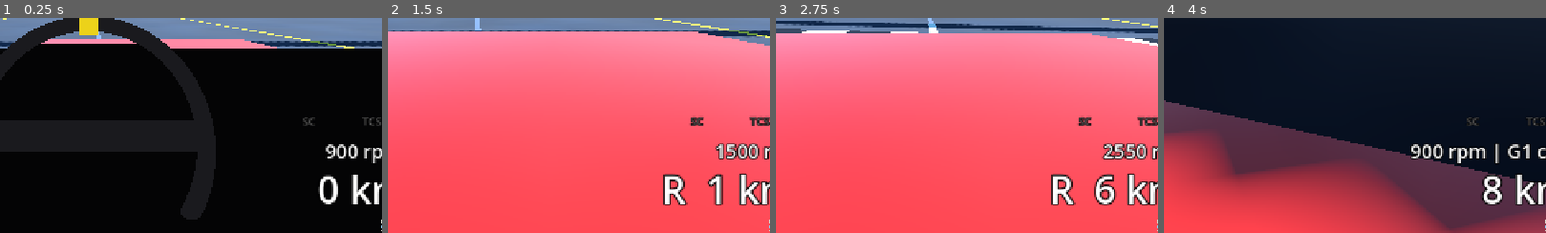
Above: before the commit, frames 1-4 (left to right).
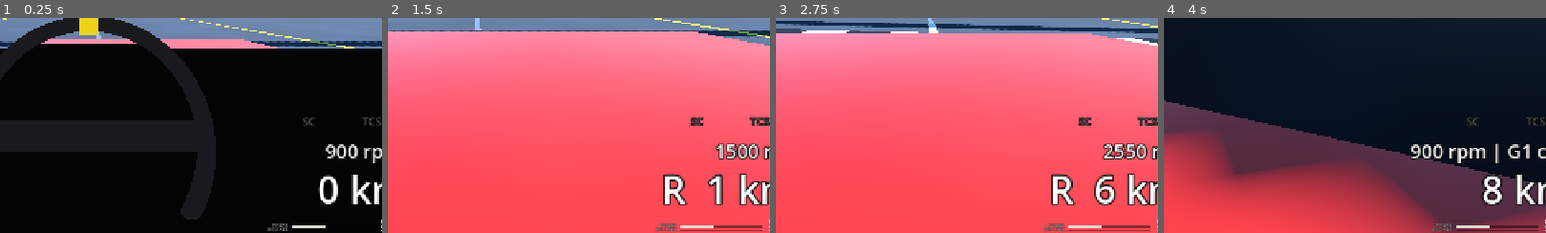
Above: after the commit, the same moments.

Repository: kokosro/factory-driver
Game: Godot game, scene res://scenes/main.tscn
The game is run twice, just before and just after one commit, with the same random seed, the same clock (stepped at 60 frames per second) and the same inputs.
Inputs:
- Up to frame 1 (0.25 s): no input
- Up to frame 2 (1.5 s): tap Enter at 0.5 s; hold Right (steer_right) 0.53-1.28 s; tap G (abs_toggle) at 0.6 s; tap I (starter) at 1.25 s; hold Down (brake) from 1.28 s (still down); tap C (camera_cycle) at 1.35 s
- Up to frame 3 (2.75 s): release Down (brake) at 2.03 s; hold Right (steer_right) from 2.03 s (still down); hold Shift (clutch_pedal) from 2.03 s (still down)
- Up to frame 4 (4 s): release Right (steer_right) at 2.78 s; release Shift (clutch_pedal) at 2.78 s; hold Up (accelerate) 2.78-3.53 s; tap N (gearbox_mode) at 2.85 s; hold Left (steer_left) from 3.53 s (still down); hold B (look_back) from 3.53 s (still down)
The pictures show only the part of the screen within x 38-88%, y 50-100%; the shares and areas given below are measured in that part.

The runs differ from the first frame. In frame 1, 0.3% of the frame differs, in the area x 70-86%, y 95-100%; in frame 2, 0.6%, in the area x 70-98%, y 95-100%; in frame 3, 0.6%; in frame 4, 0.5%.

Commit message:
HUD: the tyre bar and the brake bar, left of the fuel bars, the hotter axle each
The coolant bar's idiom, flat and from the left, labelled TYRES and
BRAKES: the tyre bar full at 165 C (the ceiling), blue under 45 C where
the grip is down, grey in the window, red from 110 C where it fades,
brighter red from 135 C; the brake bar full at 600 C (the ceiling), empty
cold, grey warm, red from the 250 C fade line, brighter red from 400 C,
red hot. Both follow the hotter of the two axles tick by tick.

Diff:
--- a/scenes/hud.tscn
+++ b/scenes/hud.tscn
@@ -178,6 +178,98 @@
 grow_vertical = 2
 mouse_filter = 2
 color = Color(0.85, 0.85, 0.8, 1)
+
+[node name="TyreBarBack" type="ColorRect" parent="."]
+custom_minimum_size = Vector2(140, 4)
+anchors_preset = 3
+anchor_left = 1.0
+anchor_top = 1.0
+anchor_right = 1.0
+anchor_bottom = 1.0
+offset_left = -300.0
+offset_top = -12.0
+offset_right = -160.0
+offset_bottom = -8.0
+grow_horizontal = 0
+grow_vertical = 0
+mouse_filter = 2
+color = Color(0, 0, 0, 0.45)
+
+[node name="TyreBar" type="ColorRect" parent="TyreBarBack"]
+layout_mode = 1
+anchors_preset = 15
+anchor_right = 1.0
+anchor_bottom = 1.0
+grow_horizontal = 2
+grow_vertical = 2
+mouse_filter = 2
+color = Color(0.85, 0.85, 0.8, 1)
+
+[node name="BrakeHeatBarBack" type="ColorRect" parent="."]
+custom_minimum_size = Vector2(140, 4)
+anchors_preset = 3
+anchor_left = 1.0
+anchor_top = 1.0
+anchor_right = 1.0
+anchor_bottom = 1.0
+offset_left = -300.0
+offset_top = -6.0
+offset_right = -160.0
+offset_bottom = -2.0
+grow_horizontal = 0
+grow_vertical = 0
+mouse_filter = 2
+color = Color(0, 0, 0, 0.45)
+
+[node name="BrakeHeatBar" type="ColorRect" parent="BrakeHeatBarBack"]
+layout_mode = 1
+anchors_preset = 15
+anchor_right = 1.0
+anchor_bottom = 1.0
+grow_horizontal = 2
+grow_vertical = 2
+mouse_filter = 2
+color = Color(0.85, 0.85, 0.8, 1)
+
+[node name="TyreBarLabel" type="Label" parent="."]
+anchors_preset = 3
+anchor_left = 1.0
+anchor_top = 1.0
+anchor_right = 1.0
+anchor_bottom = 1.0
+offset_left = -360.0
+offset_top = -18.0
+offset_right = -306.0
+offset_bottom = -6.0
+grow_horizontal = 0
+grow_vertical = 0
+theme_override_colors/font_color = Color(1, 1, 1, 0.6)
+theme_override_colors/font_outline_color = Color(0, 0, 0, 1)
+theme_override_constants/outline_size = 3
+theme_override_font_sizes/font_size = 9
+text = "TYRES"
+horizontal_alignment = 2
+vertical_alignment = 1
+
+[node name="BrakeHeatBarLabel" type="Label" parent="."]
+anchors_preset = 3
+anchor_left = 1.0
+anchor_top = 1.0
+anchor_right = 1.0
+anchor_bottom = 1.0
+offset_left = -360.0
+offset_top = -12.0
+offset_right = -306.0
+offset_bottom = 0.0
+grow_horizontal = 0
+grow_vertical = 0
+theme_override_colors/font_color = Color(1, 1, 1, 0.6)
+theme_override_colors/font_outline_color = Color(0, 0, 0, 1)
+theme_override_constants/outline_size = 3
+theme_override_font_sizes/font_size = 9
+text = "BRAKES"
+horizontal_alignment = 2
+vertical_alignment = 1
 
 [node name="TcsLamp" type="Label" parent="."]
 anchors_preset = 3
--- a/scripts/hud.gd
+++ b/scripts/hud.gd
@@ -2,9 +2,10 @@
 extends CanvasLayer
 ## Minimal driving HUD: speed, plus a tach line (engine RPM and gear), the two
 ## pedal bars so the driving feel can be checked, the fuel bar with the battery
-## bar under it and the coolant bar under that, and a lamp each for the three
-## driver aids. The mission line and banner only show what they are handed (see
-## scripts/mission_manager.gd).
+## bar under it and the coolant bar under that, to the left of those the tyre
+## bar with the brake bar under it (the hotter axle each, labelled), and a lamp
+## each for the three driver aids. The mission line and banner only show what
+## they are handed (see scripts/mission_manager.gd).
 ## The odometer's line sits over the aid lamps (see set_odometer).
 
 ## Tach text colour normally and from ArcadeCar.SHIFT_LIGHT_RPM up.
@@ -49,6 +50,40 @@
 const COOLANT_VERY_HOT_FRACTION := 105.0 / 75.0
 const COOLANT_BAR_FULL := 1.5
 
+## Tyre bar colour, on ArcadeCar.front_tyre_temp's scale (0 = the air at 15 C,
+## 1 = the operating 75 C), the hotter axle: blue while the tyres are cold,
+## under TYRE_COLD_FRACTION (45 C, the window's lower edge, under which the
+## grip is down: ArcadeCar.TYRE_WINDOW_LOW_C), the fuel bar's grey in the
+## window, red from TYRE_HOT_FRACTION (110 C, the upper edge, from which the
+## grip fades: ArcadeCar.TYRE_WINDOW_HIGH_C), a brighter red from
+## TYRE_VERY_HOT_FRACTION (135 C, an eighth of the grip gone). The bar is full
+## at TYRE_BAR_FULL (165 C, where the model stops: ArcadeCar.TYRE_MAX_C).
+## tests/tyre_brake_thermal_test.gd holds the lines to the car's own numbers.
+const TYRE_COLD_COLOR := Color(0.4, 0.6, 1.0, 1)
+const TYRE_COLOR := Color(0.85, 0.85, 0.8, 1)
+const TYRE_HOT_COLOR := Color(1.0, 0.25, 0.2, 1)
+const TYRE_VERY_HOT_COLOR := Color(1.0, 0.55, 0.45, 1)
+const TYRE_COLD_FRACTION := 30.0 / 60.0
+const TYRE_HOT_FRACTION := 95.0 / 60.0
+const TYRE_VERY_HOT_FRACTION := 120.0 / 60.0
+const TYRE_BAR_FULL := 150.0 / 60.0
+
+## Brake bar colour, on ArcadeCar.front_brake_temp's scale (0 = the air at
+## 15 C, 1 = the fade line at 250 C), the hotter axle: the fuel bar's grey
+## under BRAKE_HOT_FRACTION (the fade line itself, ArcadeCar.BRAKE_FADE_START_C,
+## from which the pedal gives less), red from it, a brighter red from
+## BRAKE_VERY_HOT_FRACTION (400 C, red hot: ArcadeCar.BRAKE_RED_HOT_C, a
+## third of the torque gone). The bar is full at BRAKE_BAR_FULL (600 C, where
+## the model stops: ArcadeCar.BRAKE_MAX_C). No cold colour: a brake works
+## from cold. tests/tyre_brake_thermal_test.gd holds the lines to the car's
+## own numbers.
+const BRAKE_HEAT_COLOR := Color(0.85, 0.85, 0.8, 1)
+const BRAKE_HOT_COLOR := Color(1.0, 0.25, 0.2, 1)
+const BRAKE_VERY_HOT_COLOR := Color(1.0, 0.55, 0.45, 1)
+const BRAKE_HOT_FRACTION := 1.0
+const BRAKE_VERY_HOT_FRACTION := 385.0 / 235.0
+const BRAKE_BAR_FULL := 585.0 / 235.0
+
 ## The driver aids' lamps (SC, TCS, ABS): dim while the aid is on, which is how the
 ## car starts and nothing to look at; lit in the fuel bar's amber, with OFF
 ## behind the letters, once it has been switched off.
@@ -67,6 +102,8 @@
 @onready var _fuel_bar: ColorRect = $FuelBarBack/FuelBar
 @onready var _battery_bar: ColorRect = $BatteryBarBack/BatteryBar
 @onready var _coolant_bar: ColorRect = $CoolantBarBack/CoolantBar
+@onready var _tyre_bar: ColorRect = $TyreBarBack/TyreBar
+@onready var _brake_heat_bar: ColorRect = $BrakeHeatBarBack/BrakeHeatBar
 @onready var _tcs_lamp: Label = $TcsLamp
 @onready var _abs_lamp: Label = $AbsLamp
 @onready var _sc_lamp: Label = $ScLamp
@@ -113,7 +150,9 @@
 ## never gets to the top. The fuel bar follows the tank (ArcadeCar.fuel_fraction),
 ## the battery bar the charge (ArcadeCar.battery_charge), tick by tick and
 ## unsmoothed: what a crank draws that tick is off the bar that tick. The
-## coolant bar follows the temperature (ArcadeCar.coolant_temp) the same way.
+## coolant bar follows the temperature (ArcadeCar.coolant_temp) the same way,
+## the tyre bar and the brake bar the hotter axle's (ArcadeCar.front_tyre_temp
+## / rear_tyre_temp, front_brake_temp / rear_brake_temp).
 func _physics_process(_delta: float) -> void:
 	if not car:
 		return
@@ -122,6 +161,8 @@
 	set_fuel_bar(car.fuel_fraction())
 	set_battery_bar(car.battery_charge)
 	set_coolant_bar(car.coolant_temp)
+	set_tyre_bar(maxf(car.front_tyre_temp, car.rear_tyre_temp))
+	set_brake_heat_bar(maxf(car.front_brake_temp, car.rear_brake_temp))
 
 
 ## How full the two pedal bars by the speed are, 0 (empty) .. 1 (full); out of
@@ -179,6 +220,40 @@
 		_coolant_bar.color = COOLANT_COLOR
 
 
+## How far along the tyre bar to the left of the battery bar is: `temp` on
+## ArcadeCar.front_tyre_temp's scale (the hotter axle's, from
+## _physics_process), the bar full at TYRE_BAR_FULL; out of range is clamped,
+## NaN is empty. The coolant bar's idiom: blue cold, grey in the window, red
+## over it and brighter red hotter (TYRE_COLD_FRACTION, TYRE_HOT_FRACTION,
+## TYRE_VERY_HOT_FRACTION).
+func set_tyre_bar(temp: float) -> void:
+	_fill_bar(_tyre_bar, temp / TYRE_BAR_FULL, true)
+	if temp >= TYRE_VERY_HOT_FRACTION:
+		_tyre_bar.color = TYRE_VERY_HOT_COLOR
+	elif temp >= TYRE_HOT_FRACTION:
+		_tyre_bar.color = TYRE_HOT_COLOR
+	elif temp < TYRE_COLD_FRACTION:
+		_tyre_bar.color = TYRE_COLD_COLOR
+	else:
+		_tyre_bar.color = TYRE_COLOR
+
+
+## How far along the brake bar under the tyre bar is: `temp` on
+## ArcadeCar.front_brake_temp's scale (the hotter axle's, from
+## _physics_process), the bar full at BRAKE_BAR_FULL; out of range is clamped,
+## NaN is empty. Grey under the fade line, red from it, brighter red from red
+## hot (BRAKE_HOT_FRACTION, BRAKE_VERY_HOT_FRACTION). Cold brakes are an
+## empty bar: nothing to look at, as a cold brake is.
+func set_brake_heat_bar(temp: float) -> void:
+	_fill_bar(_brake_heat_bar, temp / BRAKE_BAR_FULL, true)
+	if temp >= BRAKE_VERY_HOT_FRACTION:
+		_brake_heat_bar.color = BRAKE_VERY_HOT_COLOR
+	elif temp >= BRAKE_HOT_FRACTION:
+		_brake_heat_bar.color = BRAKE_HOT_COLOR
+	else:
+		_brake_heat_bar.color = BRAKE_HEAT_COLOR
+
+
 ## The odometer line over the aid lamps, `metres` as "ODO 12.3 km": the tenths
 ## that are full (an odometer never shows a metre it has not driven; NaN and
 ## less than none read 0.0).
